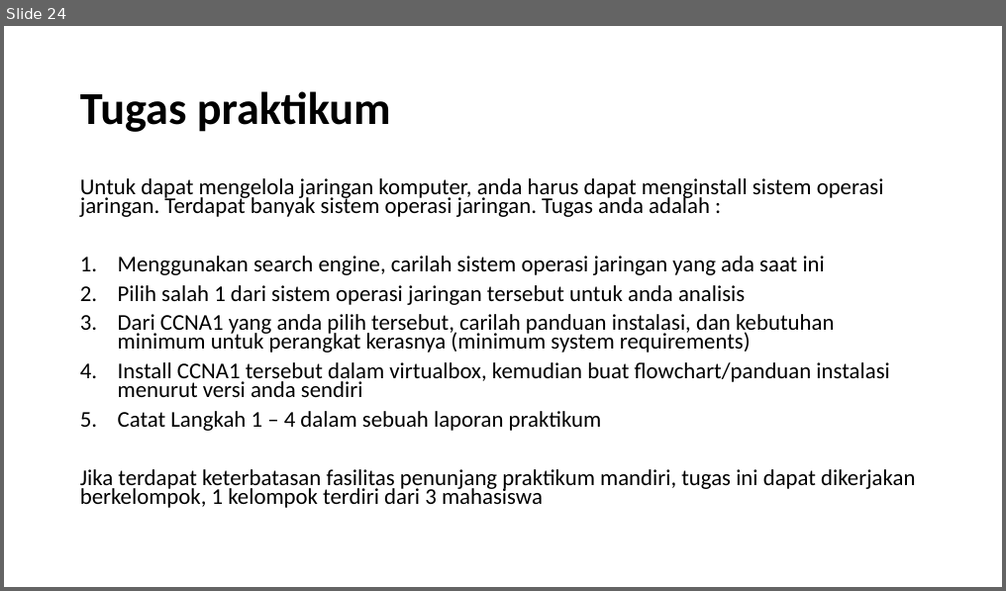
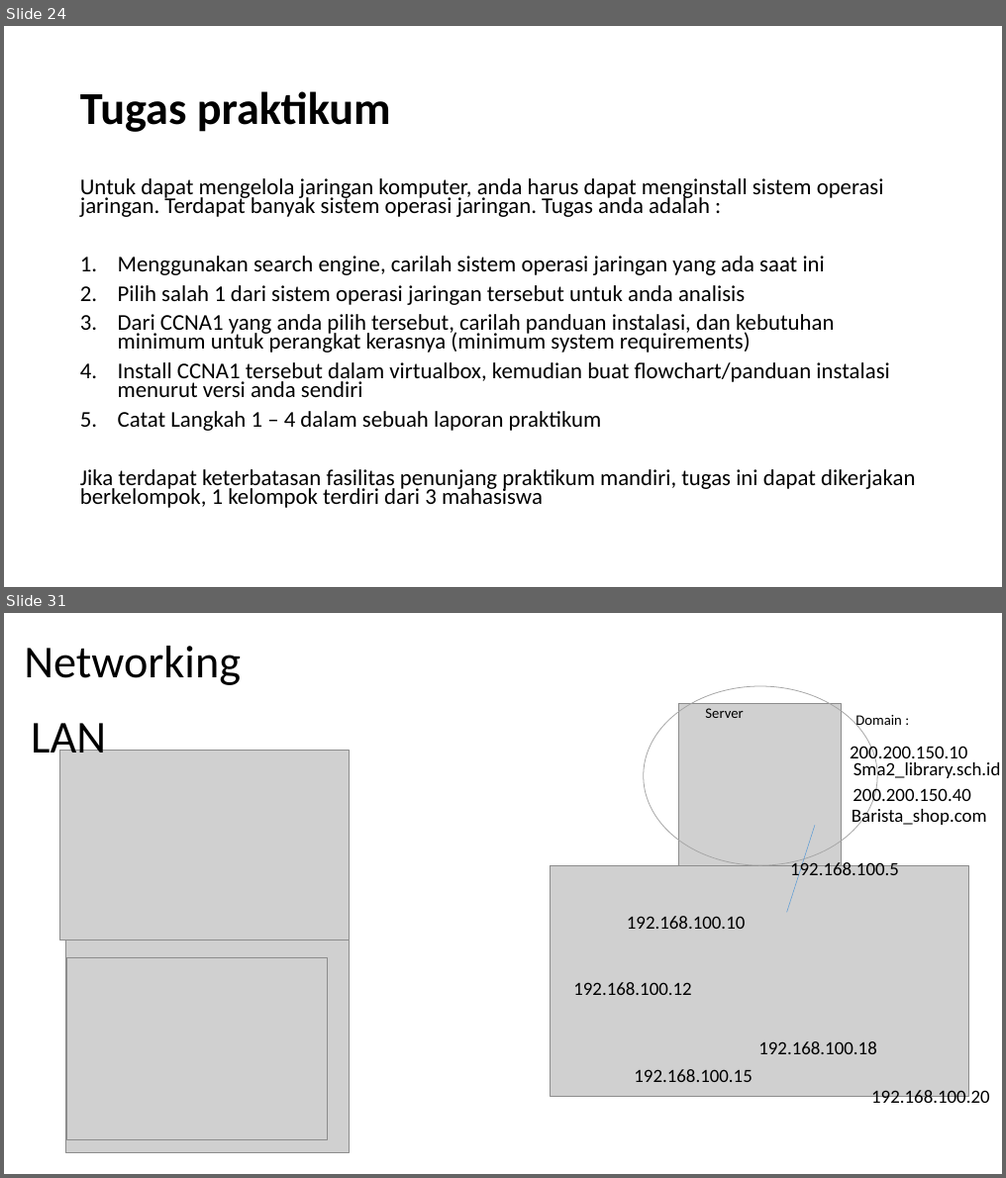
Before and after one commit to amelcharolinesgn2/Networking-CNNA-1-2, a slide deck: Basic_network_Topology.pptx. Shown one above the other, each under a label of ours: slide 24 before the commit, slides 24 and 31 after it; the slides between them are not shown. The pictures are 1006x591 and 1006x1178 pixels, drawn with LibreOffice and Linux fonts; fonts in the diff are those of the drawing; grey boxes stand for pictures. Boxes give left, top, right and bottom in pixels: in the first picture for what was removed or moved away, otherwise in the second. Text is boxed around its words. In the diff, an @@ line names an element or a change of style, - is before the commit and + after.

```diff
--- a/Basic_network_Topology.pptx
+++ b/Basic_network_Topology.pptx
@@ slide 31 added at <box>4,613,1002,1174</box>, background #FFFFFF @@
@@ title added at <box>24,646,241,685</box>, 44 pt, text #000000 @@
+Networking
@@ ellipse added at <box>644,686,877,866</box>, outline #A5A5A5 0.75 pt @@
@@ text added at <box>31,723,106,763</box>, 44 pt, text #000000 @@
+LAN
@@ picture added at <box>679,703,841,865</box> @@
@@ text added at <box>705,708,743,718</box>, 14 pt, text #000000 @@
+Server
@@ text added at <box>855,715,902,730</box>, 14 pt, text #000000 @@
+Domain :
@@ picture added at <box>60,750,350,940</box> @@
@@ text added at <box>849,744,967,764</box>, 18 pt, text #000000 @@
+200.200.150.10
@@ text added at <box>853,761,1001,778</box>, 18 pt, text #000000 @@
+Sma2_library.sch.id
@@ text added at <box>852,785,970,806</box>, 18 pt, text #000000 @@
+200.200.150.40
@@ text added at <box>851,806,987,827</box>, 18 pt, text #000000 @@
+Barista_shop.com
@@ line added from (787, 912) to (815, 825), #5B9BD5 0.5 pt @@
@@ picture added at <box>550,866,969,1097</box> @@
@@ text added at <box>790,861,899,881</box>, 18 pt, text #000000 @@
+192.168.100.5
@@ text added at <box>627,916,745,929</box>, 18 pt, text #000000 @@
+192.168.100.10
@@ picture added at <box>65,940,350,1153</box> @@
@@ picture added at <box>67,959,327,1140</box> @@
@@ text added at <box>573,982,691,995</box>, 18 pt, text #000000 @@
+192.168.100.12
@@ text added at <box>758,1042,876,1055</box>, 18 pt, text #000000 @@
+192.168.100.18
@@ text added at <box>634,1069,751,1082</box>, 18 pt, text #000000 @@
+192.168.100.15
@@ text added at <box>871,1087,989,1108</box>, 18 pt, text #000000 @@
+192.168.100.20
```
Also in this commit, not shown: 14 other slides added.
